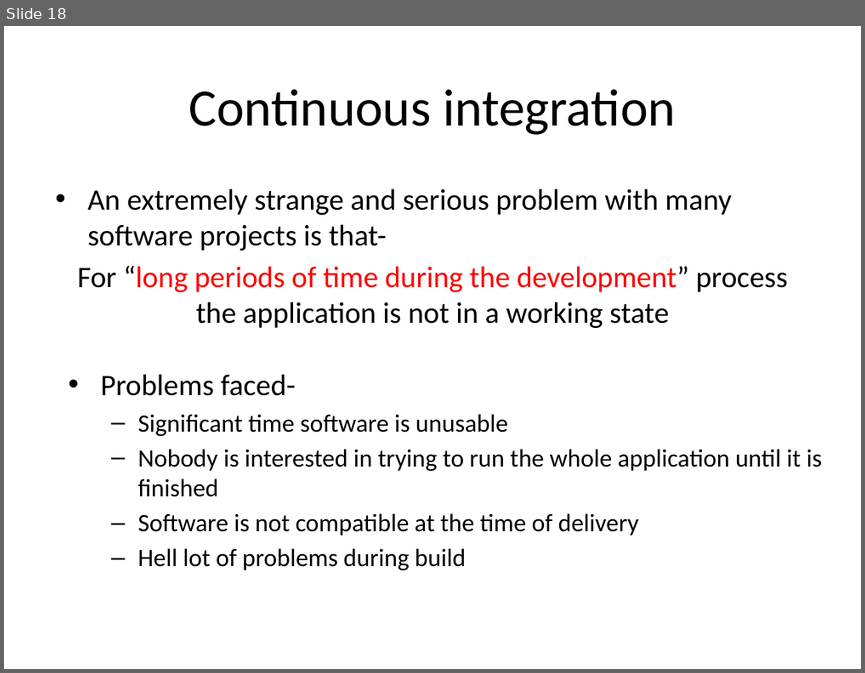
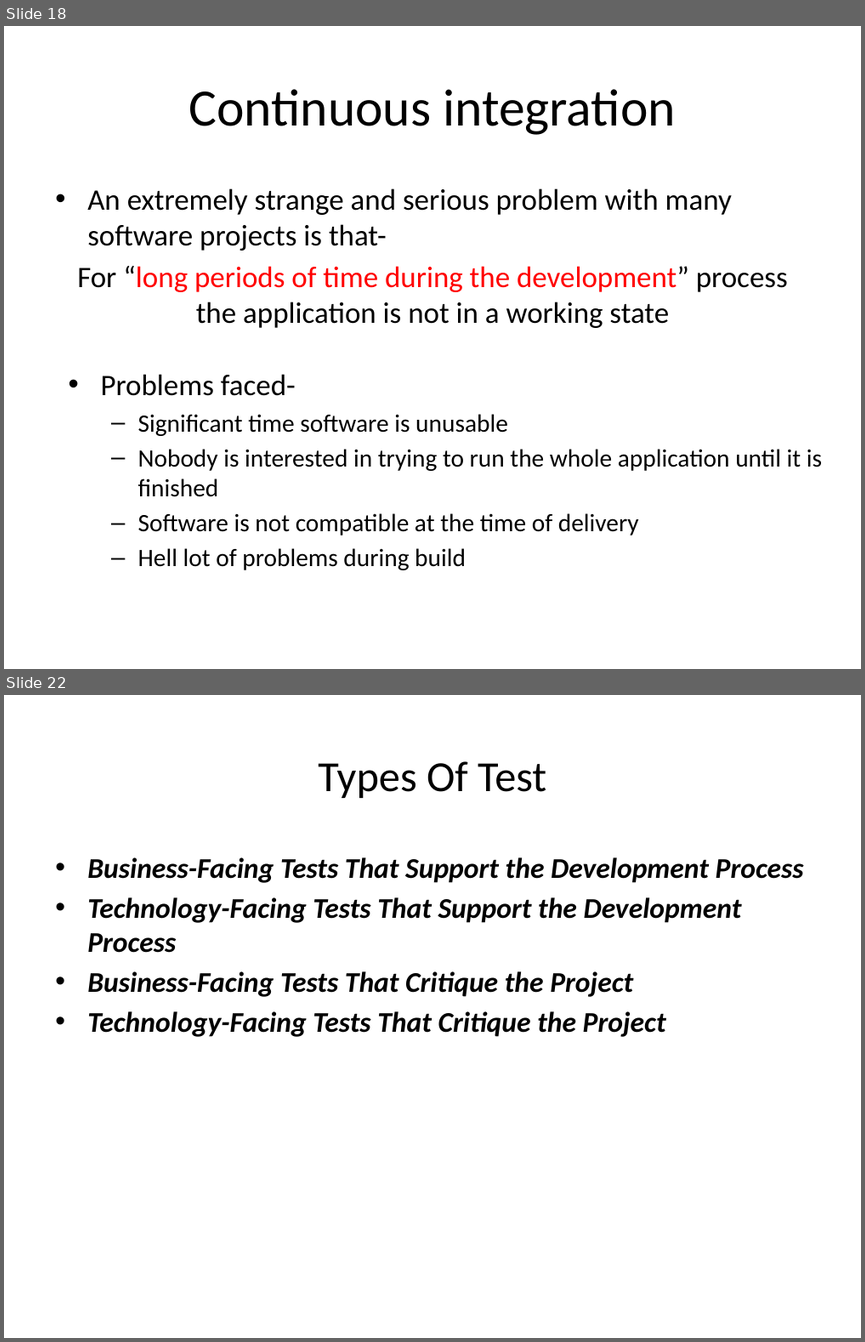
Before and after one commit to tanyas23/CD, a slide deck: CD.pptx. Shown one above the other, each under a label of ours: slide 18 before the commit, slides 18 and 22 after it; the slides between them are not shown. The pictures are 865x673 and 865x1342 pixels, drawn with LibreOffice and Linux fonts; fonts in the diff are those of the drawing. Boxes give left, top, right and bottom in pixels: in the first picture for what was removed or moved away, otherwise in the second. Text is boxed around its words. In the diff, an @@ line names an element or a change of style, - is before the commit and + after.

```diff
--- a/CD.pptx
+++ b/CD.pptx
@@ slide 22 added at <box>4,695,861,1338</box>, background #FFFFFF @@
@@ title added at <box>318,761,546,798</box>, 36 pt, text #000000 @@
+Types Of Test
@@ text added at <box>87,857,804,1037</box>, 24 pt, text #000000, bold, italic @@
+• Business-Facing Tests That Support the Development Process
+• Technology-Facing Tests That Support the Development Process
+• Business-Facing Tests That Critique the Project
+• Technology-Facing Tests That Critique the Project
```
Also in this commit, not shown: 1 slide changed, 9 other slides added.
